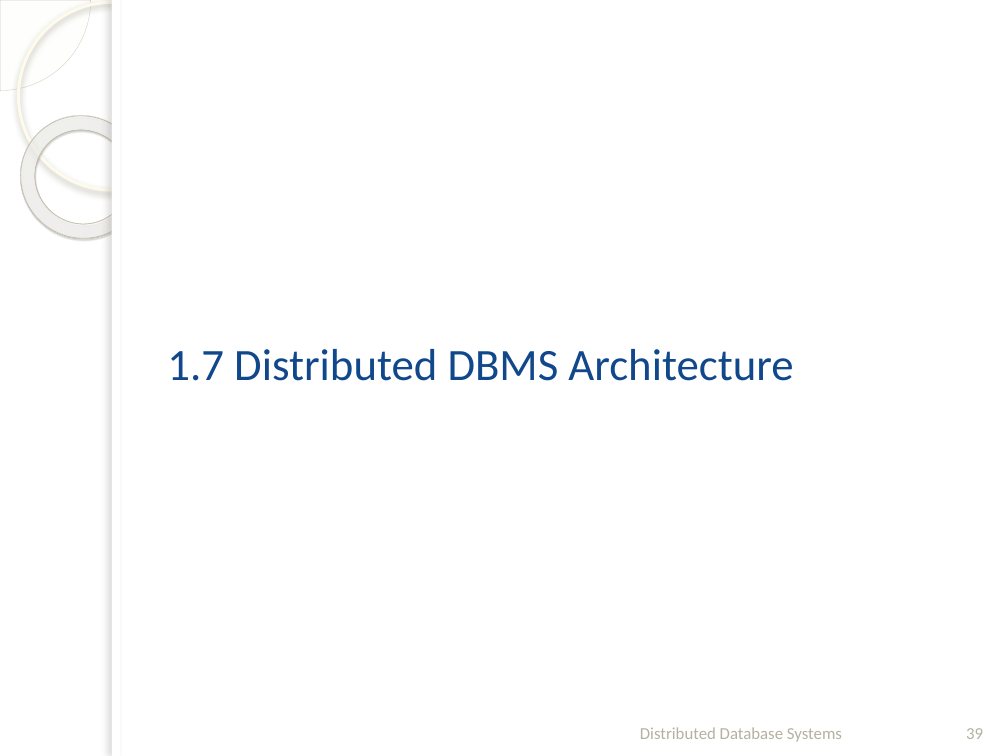
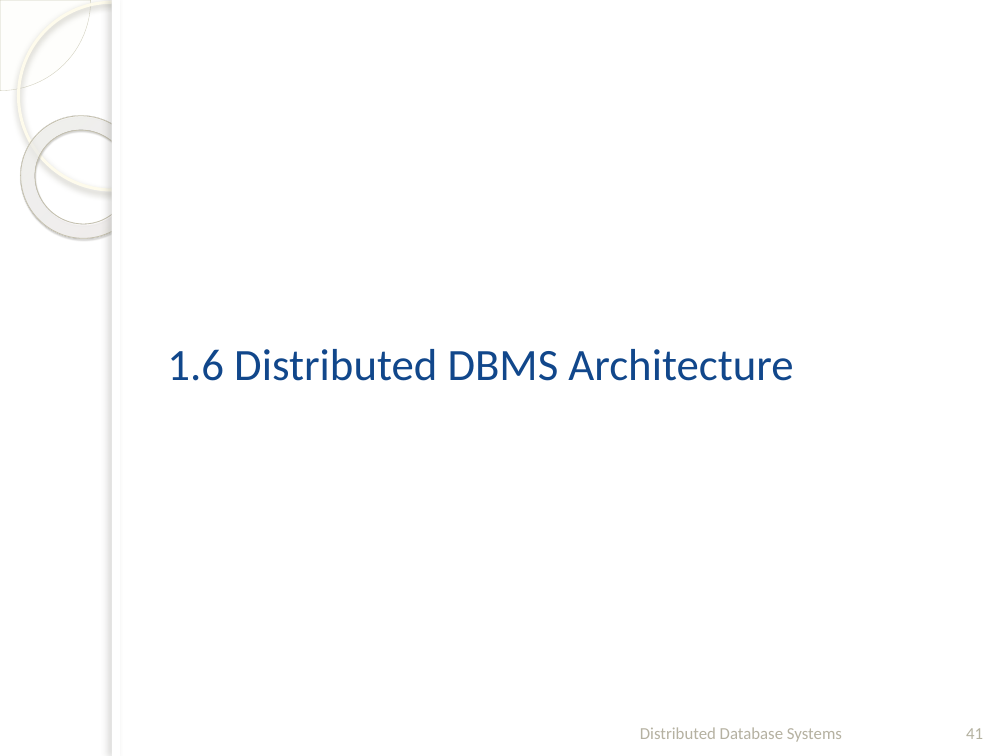
Before and after one commit to fanju1984/ddb, a slide deck: slide 41 of Fall_2020/Slides/01-Introduction.pptx (slide 39 before the commit). Drawn at 1008x756 pixels with LibreOffice and Linux fonts; fonts in the diff are those of the drawing; background and template pictures are left out. Boxes give left, top, right and bottom in pixels: in the first picture for what was removed or moved away, otherwise in the second. Text is boxed around its words. In the diff, an @@ line names an element or a change of style, - is before the commit and + after.

```diff
--- a/Fall_2020/Slides/01-Introduction.pptx
+++ b/Fall_2020/Slides/01-Introduction.pptx
@@ title at (x1=167, y1=349, x2=793, y2=381): text changed @@
-1.7 Distributed DBMS Architecture
+1.6 Distributed DBMS Architecture
@@ page number at (x1=966, y1=728, x2=983, y2=739): text changed @@
-39
+41
```
Also in this commit, not shown: 13 other slides changed, 9 slides added, 7 slides removed, 7 other files.
